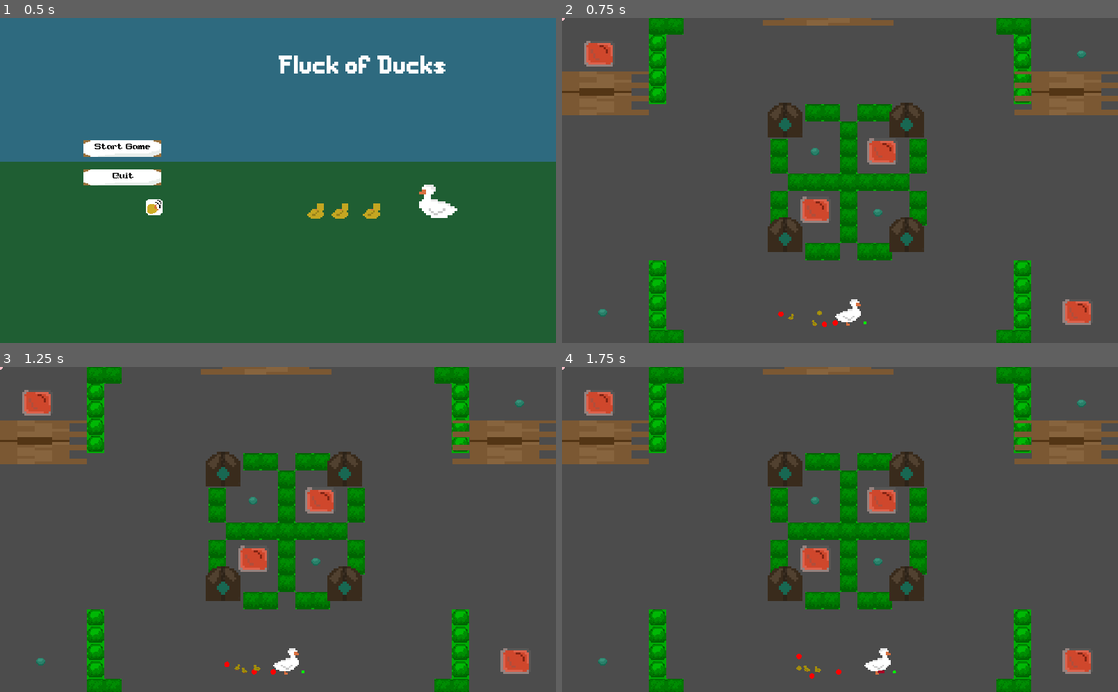
Above: before the commit, frames 1-4 (two rows, left to right).
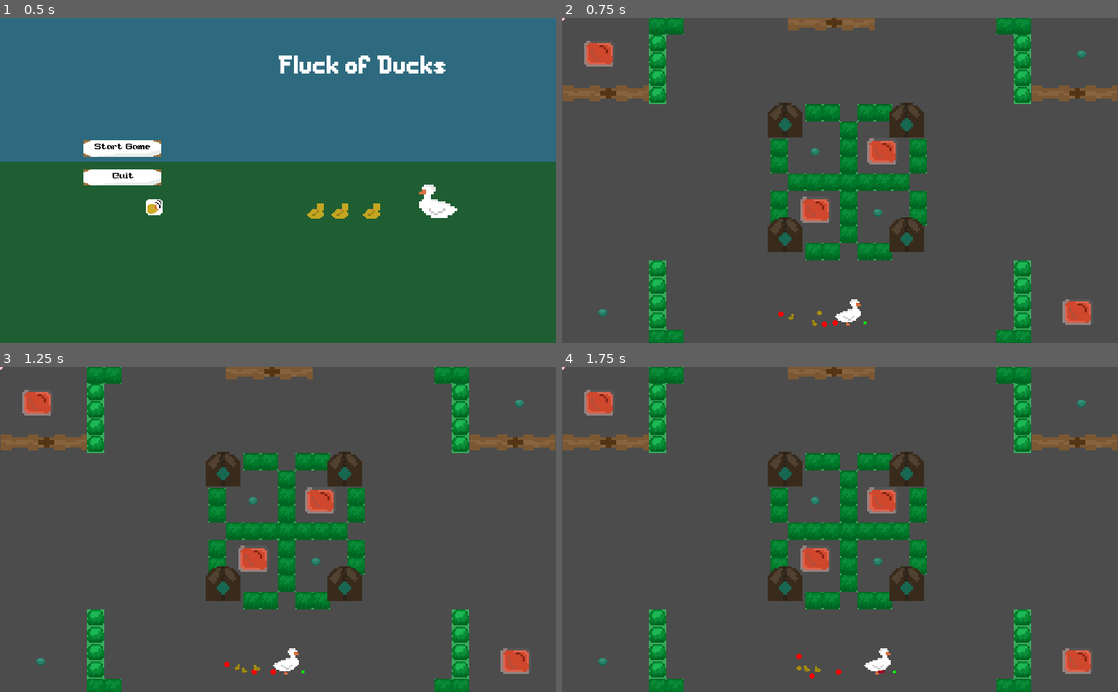
Above: after the commit, the same moments.

Repository: Cartogy/GWJ24
Game: Godot game, scene res://MainScene.tscn
Two runs of this game, one before a commit and one after it. Both use one fixed random seed, a clock stepped at 60 frames per second and the inputs below. The engine's default icon, where the game draws it, is replaced by a stand-in: a white triangle on a blue panel in a dark square.
Inputs (mouse positions are in pixels of both pictures, inside the frame that each line leads up to):
- Up to frame 1 (0.5 s): no input
- Up to frame 2 (0.75 s): click "Start Game" at 0.5 s
- Up to frame 3 (1.25 s): no input
- Up to frame 4 (1.75 s): move the mouse to (962, 513) at 1.27 s; hold Right (ui_right) from 1.28 s (still down); tap Shift (control_cmd) at 1.35 s

Frame 1 is identical in both runs. In frame 2, 12% of the frame differs, in the area x 0-100%, y 0-100%; in frame 3, 12%; in frame 4, 12%.

Commit message:
Scaled assets appropriately

Diff:
--- a/Levels/Level_1.tscn
+++ b/Levels/Level_1.tscn
@@ -59,13 +59,15 @@
 scale = Vector2( 4, 4 )
 
 [node name="DoorEffect1" parent="." index="2" instance=ExtResource( 3 )]
-position = Vector2( 474, 65 )
-scale = Vector2( 45, 5 )
+position = Vector2( 495.068, 88 )
+rotation = 1.5708
+scale = Vector2( 5, 14 )
 switch_path = NodePath("../../Level_1/Switch1")
 
 [node name="DoorEffect2" parent="." index="3" instance=ExtResource( 3 )]
-position = Vector2( 474, 619 )
-scale = Vector2( 45, 5 )
+position = Vector2( 496, 592 )
+rotation = 1.5708
+scale = Vector2( 5, 14 )
 switch_path = NodePath("../../Level_1/Switch1")
 
 [node name="WorldComplete" parent="." index="4"]
@@ -81,6 +83,7 @@
 next_world = "res://Levels/Level_8.tscn"
 
 [node name="TileMap" parent="." index="6"]
+modulate = Color( 1, 1, 1, 1 )
 tile_data = PoolIntArray( 10, 1, 0, 11, 0, 0, 12, 0, 0, 13, 0, 0, 14, 0, 0, 15, 0, 0, 16, 0, 0, 17, 0, 0, 18, 0, 0, 19, …(1198 unchanged characters)…
 
 [editable path="DuckandChicks"]
--- a/Levels/Level_2.tscn
+++ b/Levels/Level_2.tscn
@@ -48,8 +48,8 @@
 scale = Vector2( 4, 4 )
 
 [node name="DoorEffect" parent="." index="3" instance=ExtResource( 3 )]
-position = Vector2( 107, 276 )
-scale = Vector2( 7, 13 )
+position = Vector2( 117.608, 303.275 )
+scale = Vector2( 7, 10.019 )
 script = ExtResource( 1 )
 switch_path = [ NodePath("../Switch1"), NodePath("../Switch2") ]
 
@@ -62,6 +62,7 @@
 shape = SubResource( 2 )
 
 [node name="TileMap" parent="." index="5"]
+modulate = Color( 1, 1, 1, 1 )
 tile_data = PoolIntArray( 327680, 1, 0, 327681, 1, 0, 327682, 1, 0, 327683, 1, 0, 327684, 1, 0, 327685, 1, 0, 327686, 1 …(1965 unchanged characters)…
 
 [node name="Key_Sign" parent="." index="6" instance=ExtResource( 5 )]
--- a/Levels/Level_3.tscn
+++ b/Levels/Level_3.tscn
@@ -42,8 +42,8 @@
 scale = Vector2( 4, 4 )
 
 [node name="DoorEffect1" parent="." index="3" instance=ExtResource( 3 )]
-position = Vector2( 522.756, 271.715 )
-scale = Vector2( 7, 14 )
+position = Vector2( 522.756, 303.31 )
+scale = Vector2( 7, 10 )
 script = ExtResource( 1 )
 switch_path = [ NodePath("../Switch1"), NodePath("../Switch2") ]
 
@@ -55,6 +55,7 @@
 shape = SubResource( 1 )
 
 [node name="TileMap" parent="." index="5"]
+modulate = Color( 1, 1, 1, 1 )
 tile_data = PoolIntArray( 393216, 0, 0, 393217, 0, 0, 393218, 0, 0, 393219, 0, 0, 393220, 0, 0, 393221, 0, 0, 393222, 0 …(1111 unchanged characters)…
 
 [editable path="DuckandChicks"]
--- a/Levels/Level_4.tscn
+++ b/Levels/Level_4.tscn
@@ -72,6 +72,7 @@
 shape = SubResource( 2 )
 
 [node name="TileMap" parent="." index="5"]
+modulate = Color( 1, 1, 1, 1 )
 tile_data = PoolIntArray( 9, 1, 0, 10, 1, 0, 11, 1, 0, 12, 1, 0, 13, 1, 0, 14, 1, 0, 15, 1, 0, 16, 1, 0, 17, 1, 0, 18,  …(1300 unchanged characters)…
 
 [node name="Key_Sign" parent="." index="6" instance=ExtResource( 1 )]
--- a/Levels/Level_5.tscn
+++ b/Levels/Level_5.tscn
@@ -30,12 +30,12 @@
 [node name="DuckandChicks" parent="." index="0"]
 position = Vector2( 928.277, 296.439 )
 
-[node name="Data" parent="DuckandChicks/PlayerController" index="0"]
+[node name="Data" parent="DuckandChicks/PlayerController" index="2"]
 duck_attached_speed = 95.0
 duck_dettached_speed = 125.0
 chick_horde_speed = 155.0
 
-[node name="StateMachine" parent="DuckandChicks/PlayerController" index="1"]
+[node name="StateMachine" parent="DuckandChicks/PlayerController" index="3"]
 START_STATE = NodePath("../../../../Level_4/DuckandChicks/PlayerController/StateMachine/DuckMovement")
 
 [node name="Duck" parent="DuckandChicks" index="1"]
@@ -72,8 +72,8 @@
 scale = Vector2( 4, 4 )
 
 [node name="DoorEffect" parent="." index="5" instance=ExtResource( 6 )]
-position = Vector2( 522.756, 271.715 )
-scale = Vector2( 7, 14 )
+position = Vector2( 522.756, 303.951 )
+scale = Vector2( 7, 10 )
 switch_path = NodePath("../Switch")
 
 [node name="WorldComplete" parent="." index="6"]
@@ -86,6 +86,7 @@
 shape = SubResource( 2 )
 
 [node name="TileMap" parent="." index="7"]
+modulate = Color( 1, 1, 1, 1 )
 tile_data = PoolIntArray( 393216, 0, 0, 393217, 0, 0, 393218, 0, 0, 393219, 0, 0, 393220, 0, 0, 393221, 0, 0, 393222, 0 …(1125 unchanged characters)…
 [connection signal="change_item_entity" from="DuckandChicks/PlayerController" to="ItemManager" method="_on_PlayerController_change_item_entity"]
 [connection signal="unlocking" from="DuckandChicks/PlayerController" to="ItemManager" method="_on_PlayerController_unlocking"]
--- a/Levels/Level_6.tscn
+++ b/Levels/Level_6.tscn
@@ -31,12 +31,12 @@
 [node name="DuckandChicks" parent="." index="0"]
 position = Vector2( 291.328, 29.6985 )
 
-[node name="Data" parent="DuckandChicks/PlayerController" index="0"]
+[node name="Data" parent="DuckandChicks/PlayerController" index="2"]
 duck_attached_speed = 95.0
 duck_dettached_speed = 125.0
 chick_horde_speed = 155.0
 
-[node name="StateMachine" parent="DuckandChicks/PlayerController" index="1"]
+[node name="StateMachine" parent="DuckandChicks/PlayerController" index="3"]
 START_STATE = NodePath("../../../../Level_6/DuckandChicks/PlayerController/StateMachine/DuckMovement")
 
 [node name="Duck" parent="DuckandChicks" index="1"]
@@ -67,8 +67,8 @@
 [node name="Doors" type="Node" parent="." index="2"]
 
 [node name="DoorEffect1" parent="Doors" index="0" instance=ExtResource( 2 )]
-position = Vector2( 393, 105 )
-scale = Vector2( 10, 24 )
+position = Vector2( 393, 157.769 )
+scale = Vector2( 5, 16.108 )
 start_effect = "Open"
 on_effect = "Close"
 off_effect = "Open"
@@ -76,8 +76,8 @@
 switch_path = NodePath("../../Switches/Switch2")
 
 [node name="DoorEffect2" parent="Doors" index="1" instance=ExtResource( 2 )]
-position = Vector2( 393, 396 )
-scale = Vector2( 10, 24 )
+position = Vector2( 393, 447.168 )
+scale = Vector2( 5, 16.257 )
 start_effect = "Open"
 on_effect = "Close"
 off_effect = "Open"
@@ -85,14 +85,14 @@
 switch_path = NodePath("../../Switches/Switch1")
 
 [node name="DoorEffect3" parent="Doors" index="2" instance=ExtResource( 2 )]
-position = Vector2( 750, 105 )
-scale = Vector2( 10, 24 )
+position = Vector2( 750, 159.03 )
+scale = Vector2( 5, 15.86 )
 effect_type = 1
 switch_path = NodePath("../../Switches/Switch2")
 
 [node name="DoorEffect4" parent="Doors" index="3" instance=ExtResource( 2 )]
-position = Vector2( 750, 396 )
-scale = Vector2( 10, 24 )
+position = Vector2( 750, 447.664 )
+scale = Vector2( 5, 16.313 )
 effect_type = 1
 switch_path = NodePath("../../Switches/Switch1")
 
@@ -112,6 +112,7 @@
 shape = SubResource( 3 )
 
 [node name="TileMap" parent="." index="5"]
+modulate = Color( 1, 1, 1, 1 )
 tile_data = PoolIntArray( 0, 0, 0, 1, 0, 0, 2, 0, 0, 3, 0, 0, 4, 0, 0, 5, 0, 0, 6, 0, 0, 7, 0, 0, 8, 0, 0, 9, 0, 0, 10, …(1652 unchanged characters)…
 
 [editable path="DuckandChicks"]
--- a/Levels/Level_7.tscn
+++ b/Levels/Level_7.tscn
@@ -51,7 +51,7 @@
 [node name="PlayerController" parent="DuckandChicks" index="0"]
 position = Vector2( 238, 476 )
 
-[node name="Data" parent="DuckandChicks/PlayerController" index="0"]
+[node name="Data" parent="DuckandChicks/PlayerController" index="2"]
 duck_attached_speed = 95.0
 duck_dettached_speed = 125.0
 chick_horde_speed = 155.0
@@ -85,42 +85,42 @@
 [node name="Doors" type="Node" parent="." index="2"]
 
 [node name="DoorEffect1" parent="Doors" index="0" instance=ExtResource( 2 )]
-position = Vector2( 393, 95 )
-scale = Vector2( 10, 24 )
+position = Vector2( 394, 143.811 )
+scale = Vector2( 5, 17.946 )
 on_effect = "Close"
 off_effect = "Open"
 effect_type = 1
 switch_path = NodePath("../../Switches/Switch1")
 
 [node name="DoorEffect2" parent="Doors" index="1" instance=ExtResource( 2 )]
-position = Vector2( 393, 410 )
-scale = Vector2( 10, 24 )
+position = Vector2( 393, 463.201 )
+scale = Vector2( 5, 17.911 )
 effect_type = 1
 switch_path = NodePath("../../Switches/Switch2")
 
 [node name="DoorEffect3" parent="Doors" index="2" instance=ExtResource( 2 )]
-position = Vector2( 750, 95 )
-scale = Vector2( 10, 24 )
+position = Vector2( 750, 144 )
+scale = Vector2( 5, 18.299 )
 effect_type = 1
 switch_path = NodePath("../../Switches/Switch1")
 
 [node name="DoorEffect4" parent="Doors" index="3" instance=ExtResource( 2 )]
-position = Vector2( 750, 410 )
-scale = Vector2( 10, 24 )
+position = Vector2( 750, 464 )
+scale = Vector2( 5, 18.105 )
 on_effect = "Close"
 off_effect = "Open"
 effect_type = 1
 switch_path = NodePath("../../Switches/Switch2")
 
 [node name="DoorEffect5" parent="Doors" index="4" instance=ExtResource( 2 )]
-position = Vector2( 935.999, 460.636 )
-scale = Vector2( 10, 7 )
+position = Vector2( 952.035, 480.236 )
+scale = Vector2( 5, 4 )
 effect_type = 1
 switch_path = NodePath("../../Switches/Switch3")
 
 [node name="DoorEffect6" parent="Doors" index="5" instance=ExtResource( 2 )]
-position = Vector2( 78.9284, 147.748 )
-scale = Vector2( 10, 6 )
+position = Vector2( 81.047, 159.383 )
+scale = Vector2( 5, 4 )
 effect_type = 1
 switch_path = NodePath("../../Switches/Switch3")
 
@@ -149,6 +149,7 @@
 shape = SubResource( 4 )
 
 [node name="TileMap" parent="." index="7"]
+modulate = Color( 1, 1, 1, 1 )
 tile_data = PoolIntArray( -1, 1, 0, -65536, 1, 0, -65535, 1, 0, -65534, 1, 0, -65533, 1, 0, -65532, 1, 0, -65531, 1, 0, …(2013 unchanged characters)…
 [connection signal="change_item_entity" from="DuckandChicks/PlayerController" to="ItemManager" method="_on_PlayerController_change_item_entity"]
 [connection signal="update_position_entity" from="DuckandChicks/Duck" to="ItemManager" method="_on_Duck_update_position_entity"]
--- a/Levels/Level_8.tscn
+++ b/Levels/Level_8.tscn
@@ -33,12 +33,12 @@
 [node name="PlayerController" parent="DuckandChicks" index="0"]
 position = Vector2( 238, 476 )
 
-[node name="Data" parent="DuckandChicks/PlayerController" index="0"]
+[node name="Data" parent="DuckandChicks/PlayerController" index="2"]
 duck_attached_speed = 95.0
 duck_dettached_speed = 125.0
 chick_horde_speed = 155.0
 
-[node name="StateMachine" parent="DuckandChicks/PlayerController" index="1"]
+[node name="StateMachine" parent="DuckandChicks/PlayerController" index="3"]
 START_STATE = NodePath("../../../../Level_8/DuckandChicks/PlayerController/StateMachine/DuckMovement")
 
 [node name="Duck" parent="DuckandChicks" index="1"]
@@ -81,42 +81,47 @@
 [node name="Doors" type="Node" parent="." index="2"]
 
 [node name="DoorEffect1" parent="Doors" index="0" instance=ExtResource( 5 )]
-position = Vector2( 103.994, 264.376 )
-scale = Vector2( 50, 5 )
+position = Vector2( 128.312, 264.376 )
+rotation = 1.5708
+scale = Vector2( 5, 15.99 )
 effect_type = 1
 switch_path = NodePath("../../../Level_8/Switches/Switch1")
 
 [node name="DoorEffect2" parent="Doors" index="1" instance=ExtResource( 5 )]
-position = Vector2( 271.564, 100.587 )
-scale = Vector2( 10, 11 )
+position = Vector2( 271.564, 127.713 )
+scale = Vector2( 5, 8.226 )
 effect_type = 1
 switch_path = NodePath("../../../Level_8/Switches/Switch1")
 
 [node name="DoorEffect3" parent="Doors" index="2" instance=ExtResource( 5 )]
-position = Vector2( 691.117, 477.303 )
-scale = Vector2( 10, 16 )
+position = Vector2( 691.117, 508.258 )
+scale = Vector2( 5, 12.124 )
 switch_path = NodePath("../../../Level_8/Switches/Switch5")
 
 [node name="DoorEffect4" parent="Doors" index="3" instance=ExtResource( 5 )]
-position = Vector2( 481.97, 7.92981 )
-scale = Vector2( 40, 5 )
+position = Vector2( 495.01, 7.3 )
+rotation = 1.5708
+scale = Vector2( 5, 10.055 )
 script = ExtResource( 1 )
 switch_path = [ NodePath("../../Switches/Switch2"), NodePath("../../Switches/Switch3"), NodePath("../../Switches/Switch5") ]
 
 [node name="DoorEffect5" parent="Doors" index="4" instance=ExtResource( 5 )]
-position = Vector2( 838.528, 352.571 )
-scale = Vector2( 50, 5 )
+position = Vector2( 863.89, 365.919 )
+rotation = 1.5708
+scale = Vector2( 5, 15.99 )
 switch_path = NodePath("../../../Level_8/Switches/Switch5")
 
 [node name="DoorEffect6" parent="Doors" index="5" instance=ExtResource( 5 )]
-position = Vector2( 490, 203.9 )
-scale = Vector2( 10, 3 )
+position = Vector2( 495.888, 239.178 )
+rotation = 1.5708
+scale = Vector2( 5, 1.986 )
 effect_type = 1
 switch_path = NodePath("../../../Level_8/Switches/Switch4")
 
 [node name="DoorEffect7" parent="Doors" index="6" instance=ExtResource( 5 )]
-position = Vector2( 490, 453.364 )
-scale = Vector2( 10, 3 )
+position = Vector2( 495.612, 432.598 )
+rotation = 1.5708
+scale = Vector2( 5, 2 )
 effect_type = 1
 switch_path = NodePath("../../../Level_8/Switches/Switch4")
 
@@ -140,6 +145,7 @@
 shape = SubResource( 2 )
 
 [node name="TileMap" parent="." index="6"]
+modulate = Color( 1, 1, 1, 1 )
 tile_data = PoolIntArray( -131060, 1, 0, -131059, 1, 0, -131058, 1, 0, -131057, 1, 0, -131056, 1, 0, -131055, 1, 0, -13 …(2080 unchanged characters)…
 [connection signal="change_item_entity" from="DuckandChicks/PlayerController" to="ItemManager" method="_on_PlayerController_change_item_entity"]
 [connection signal="update_position_entity" from="DuckandChicks/Duck" to="ItemManager" method="_on_Duck_update_position_entity"]
--- a/Levels/Level_9.tscn
+++ b/Levels/Level_9.tscn
@@ -72,20 +72,23 @@
 [node name="Doors" type="Node" parent="." index="2"]
 
 [node name="DoorEffect1" parent="Doors" index="0" instance=ExtResource( 5 )]
-position = Vector2( 490.18, -26.5028 )
-scale = Vector2( 40, 5 )
+position = Vector2( 496.113, 8.42 )
+rotation = 1.5708
+scale = Vector2( 5, 9.99 )
 script = ExtResource( 1 )
 effect_type = 1
 switch_path = [ NodePath("../../Switches/Switch1"), NodePath("../../Switches/Switch2"), NodePath("../../Switches/Switch3"), NodePath("../../Switches/Switch4") ]
 
 [node name="DoorEffect2" parent="Doors" index="1" instance=ExtResource( 5 )]
-position = Vector2( 929, 139 )
-scale = Vector2( 32, 5 )
+position = Vector2( 944.186, 139 )
+rotation = 1.5708
+scale = Vector2( 5, 9.847 )
 switch_path = NodePath("../../Switches/Switch3")
 
 [node name="DoorEffect3" parent="Doors" index="2" instance=ExtResource( 5 )]
-position = Vector2( 63.875, 139 )
-scale = Vector2( 32, 5 )
+position = Vector2( 80.484, 139 )
+rotation = 1.5708
+scale = Vector2( 5, 9.886 )
 switch_path = NodePath("../../Switches/Switch4")
 
 [node name="LockBarriers" type="Node" parent="." index="3"]
@@ -136,6 +139,7 @@
 shape = SubResource( 2 )
 
 [node name="TileMap" parent="." index="7"]
+modulate = Color( 1, 1, 1, 1 )
 tile_data = PoolIntArray( -196596, 1, 0, -196595, 1, 0, -196594, 1, 0, -196593, 1, 0, -196592, 1, 0, -196591, 1, 0, -19 …(2217 unchanged characters)…
 [connection signal="change_item_entity" from="DuckandChicks/PlayerController" to="ItemManager" method="_on_PlayerController_change_item_entity"]
 [connection signal="update_position_entity" from="DuckandChicks/Duck" to="ItemManager" method="_on_Duck_update_position_entity"]
